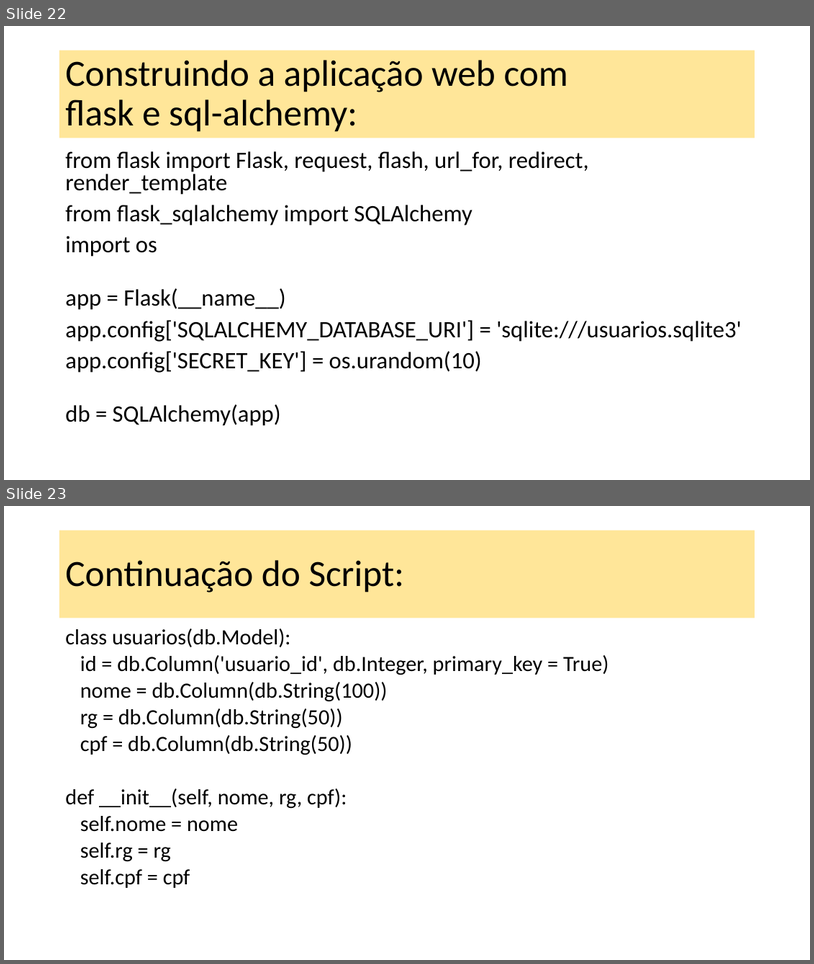
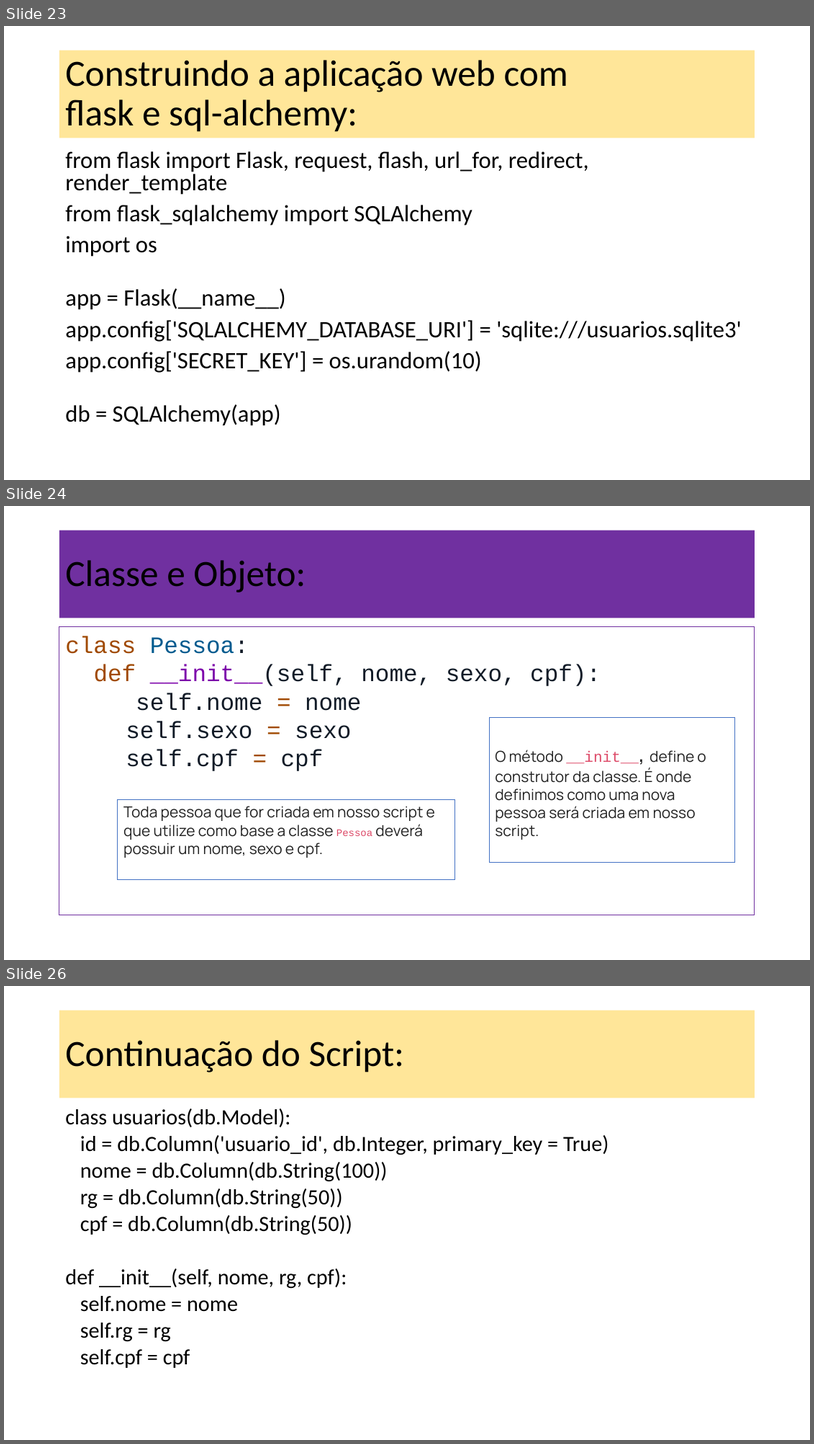
Before and after one commit to dourivaljunior/Curso-de-Flask, a slide deck: Aula 06 Flask.pptx. Shown one above the other, each under a label of ours: slides 22 and 23 before the commit, slides 23, 24 and 26 after it; the slides between them are not shown. The pictures are 814x964 and 814x1444 pixels, drawn with LibreOffice and Linux fonts; fonts in the diff are those of the drawing. Boxes give left, top, right and bottom in pixels: in the first picture for what was removed or moved away, otherwise in the second. Text is boxed around its words. In the diff, an @@ line names an element or a change of style, - is before the commit and + after.

```diff
--- a/Aula 06 Flask.pptx
+++ b/Aula 06 Flask.pptx
@@ slide 24 added at (4, 506, 810, 960), background #FFFFFF @@
@@ title added at (59, 530, 756, 618), fill #7030A0, 44 pt, text #000000 @@
+Classe e Objeto:
@@ text added at (59, 627, 756, 915), outline #7030A0 0.75 pt, 28 pt, text #111B27 @@
+class Pessoa:
+def __init__(self, nome, sexo, cpf):
+self.nome = nome
+self.sexo = sexo
+self.cpf = cpf
@@ rectangle added at (489, 717, 736, 862), outline #4472C4 0.75 pt, 18 pt, text #222222 @@
+O método __init__, define o construtor da classe. É onde definimos como uma nova pessoa será criada em nosso script.
@@ rectangle added at (118, 800, 455, 879), outline #4472C4 0.75 pt, 18 pt, text #222222 @@
+Toda pessoa que for criada em nosso script e que utilize como base a classe Pessoa deverá possuir um nome, sexo e cpf.
@@ what was slide 22 is now slide 23 @@
@@ what was slide 23 is now slide 26 @@
```
Also in this commit, not shown: 16 slides changed, 5 other slides added, 1 slide removed, 1 other file.
